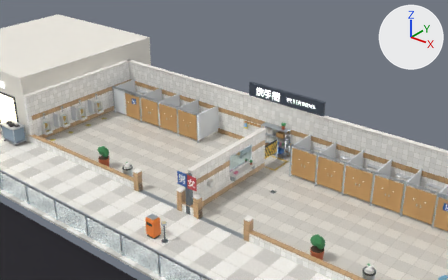
Renders of the glTF model models/level_mall.glb from each side of a commit.
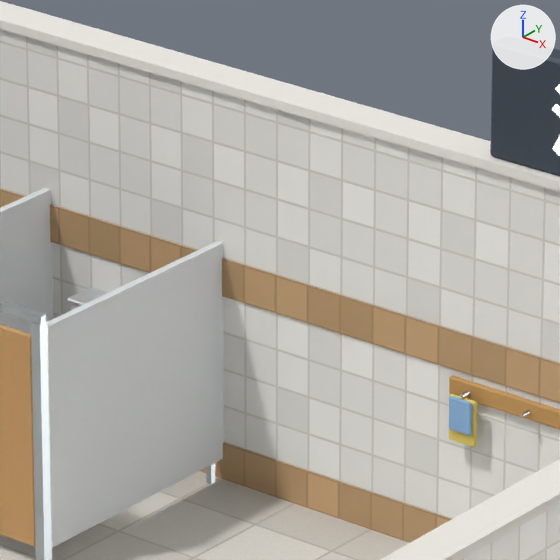
Each version appears first from a camera (50 mm lens) standing at (15.34, -19.92, 14.48) and looking at (-3.08, 3.11, 0.2), and next in a close-up on the part from 43% to 57% of the width and 28% to 51% of the height. The lights are fixed; the arrows at upper right show +X, +Y and +Z. The last two pictures show the newer version. Where no turn or scale is listed for an object, it has been applied to the vertices.

Names of what the first close-up shows: 'decor', 'floor', 'home_rag', 'signage', 'stall_4_door', 'stall_partitions', 'walls' and 2 more.
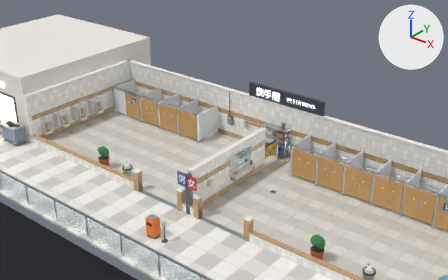
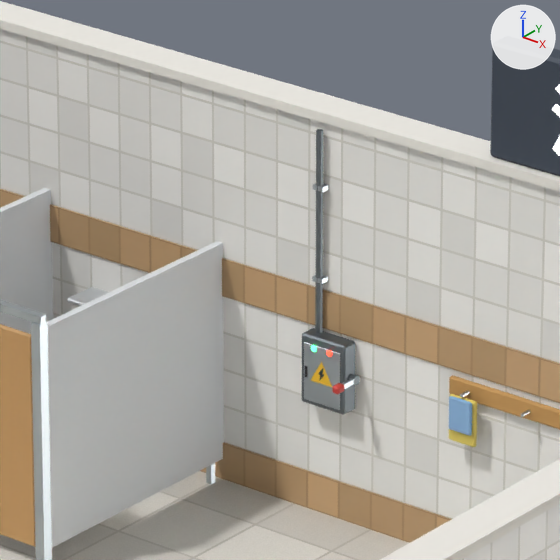
Boxes (x1, y1, x2, y2) around the edits, measured in the close-ups (560 x 560 px):
'fuse_box', added
    after: (302, 129, 355, 415)
    faces in mat_steel_dark (grey #70787d): (302, 129, 355, 415)
    faces in mat_steel (light grey #b7bfc4): (304, 183, 340, 410)
    faces in mat_plastic_yellow (yellow #f2c230): (311, 361, 332, 387)
'fuse_handle', added
    after: (332, 374, 360, 395)
'fuse_off', added
    after: (326, 350, 332, 357)
'fuse_on', added
    after: (311, 345, 316, 352)

What changed in the scene script:
```text
Add mat_fuse_on:
    mat_fuse_on = principled_material('fuse_on')
    mat_fuse_on.base_color = (0.0999, 1.0, 0.328)  # green #59ff9b
    mat_fuse_on.roughness = 0.3
    mat_fuse_on.emission_color = (0.0467, 1.0, 0.238)  # green #3dff86
    mat_fuse_on.emission_strength = 5.0
Add mat_fuse_off:
    mat_fuse_off = principled_material('fuse_off')
    mat_fuse_off.base_color = (1.0, 0.102, 0.0595)  # red #ff5a45
    mat_fuse_off.roughness = 0.3
    mat_fuse_off.emission_color = (1.0, 0.0296, 0.0144)  # red #ff3020
    mat_fuse_off.emission_strength = 6.0
Add mat_plastic_red:
    mat_plastic_red = principled_material('plastic_red')
    mat_plastic_red.base_color = (0.672, 0.0595, 0.0467)  # red #d6453d
Add me_fuse_on:
    me_fuse_on.from_pydata(...)  # a UV sphere (8 segments, 5 rings, poles along z) spanning x -0.0809..-0.0391, y -0.1406..-0.1154, z 1.138..1.182
    me_fuse_on.materials.append(mat_fuse_on)  # green #59ff9b, glowing green #3dff86
Add me_fuse_off:
    me_fuse_off.from_pydata(...)  # a UV sphere (8 segments, 5 rings, poles along z) spanning x 0.0391..0.0809, y -0.1406..-0.1154, z 1.138..1.182
    me_fuse_off.materials.append(mat_fuse_off)  # red #ff5a45, glowing red #ff3020
Add me_fuse_handle:
    me_fuse_handle.from_pydata(...)  # 48 vertices, 84 faces; spans x -0.025..0.04, y -0.203..0.032, z -0.032..0.032
    # faces by material slot: [28, 12, 44]
    me_fuse_handle.materials.append(mat_steel_dark)  # grey #70787d
    me_fuse_handle.materials.append(mat_steel)  # light grey #b7bfc4
    me_fuse_handle.materials.append(mat_plastic_red)  # red #d6453d
Add me_fuse_box:
    me_fuse_box.from_pydata(...)  # 93 vertices, 147 faces; spans x -0.17..0.17, y -0.14..0.0, z 0.77..2.55
    # faces by material slot: [64, 68, 14, 1]
    me_fuse_box.materials.append(mat_steel_dark)  # grey #70787d
    me_fuse_box.materials.append(mat_steel)  # light grey #b7bfc4
    me_fuse_box.materials.append(mat_plastic_black)  # dark grey #2b2d30
    me_fuse_box.materials.append(mat_plastic_yellow)  # yellow #f2c230
Add ob_fuse_on:
    ob_fuse_on = bpy.data.objects.new('fuse_on', me_fuse_on)
    ob_fuse_on.location = (-3.3, 4.0, 0.0)
Add ob_fuse_off:
    ob_fuse_off = bpy.data.objects.new('fuse_off', me_fuse_off)
    ob_fuse_off.location = (-3.3, 4.0, 0.0)
Add ob_fuse_handle:
    ob_fuse_handle = bpy.data.objects.new('fuse_handle', me_fuse_handle)
    ob_fuse_handle.location = (-3.105, 3.94, 1.0)
Add ob_fuse_box:
    ob_fuse_box = bpy.data.objects.new('fuse_box', me_fuse_box)
    ob_fuse_box.location = (-3.3, 4.0, 0.0)
```
